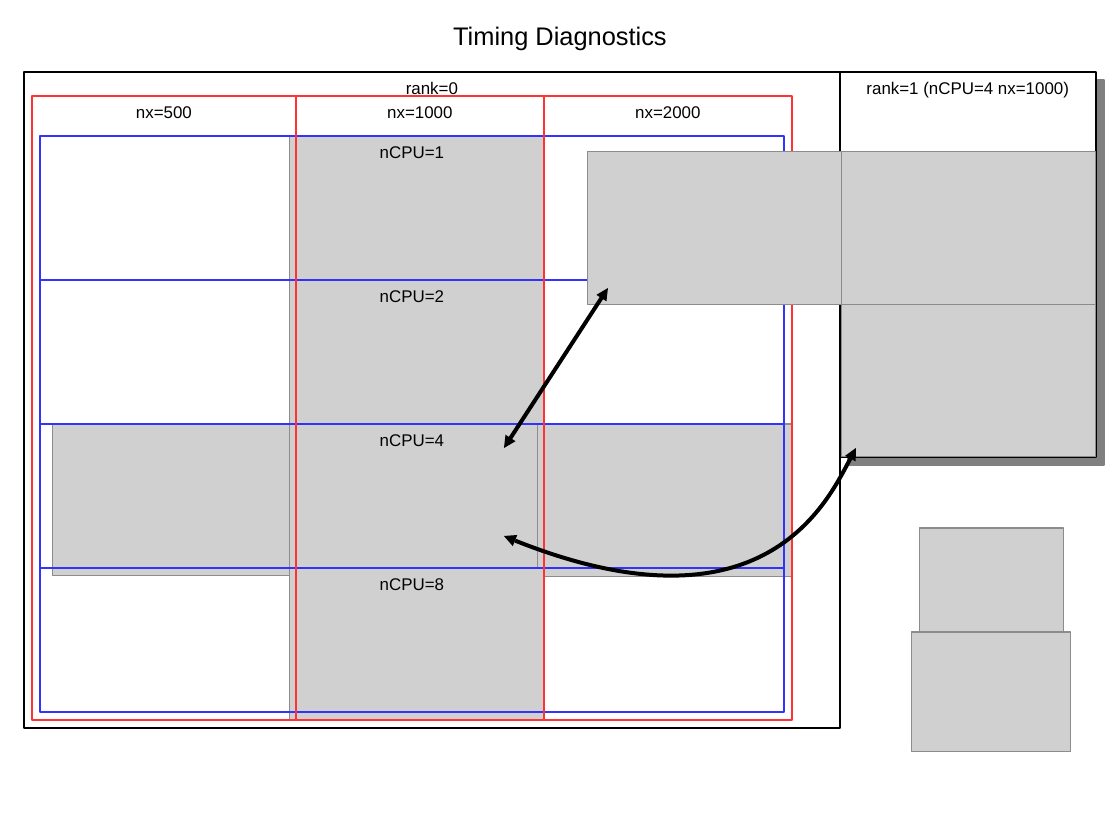
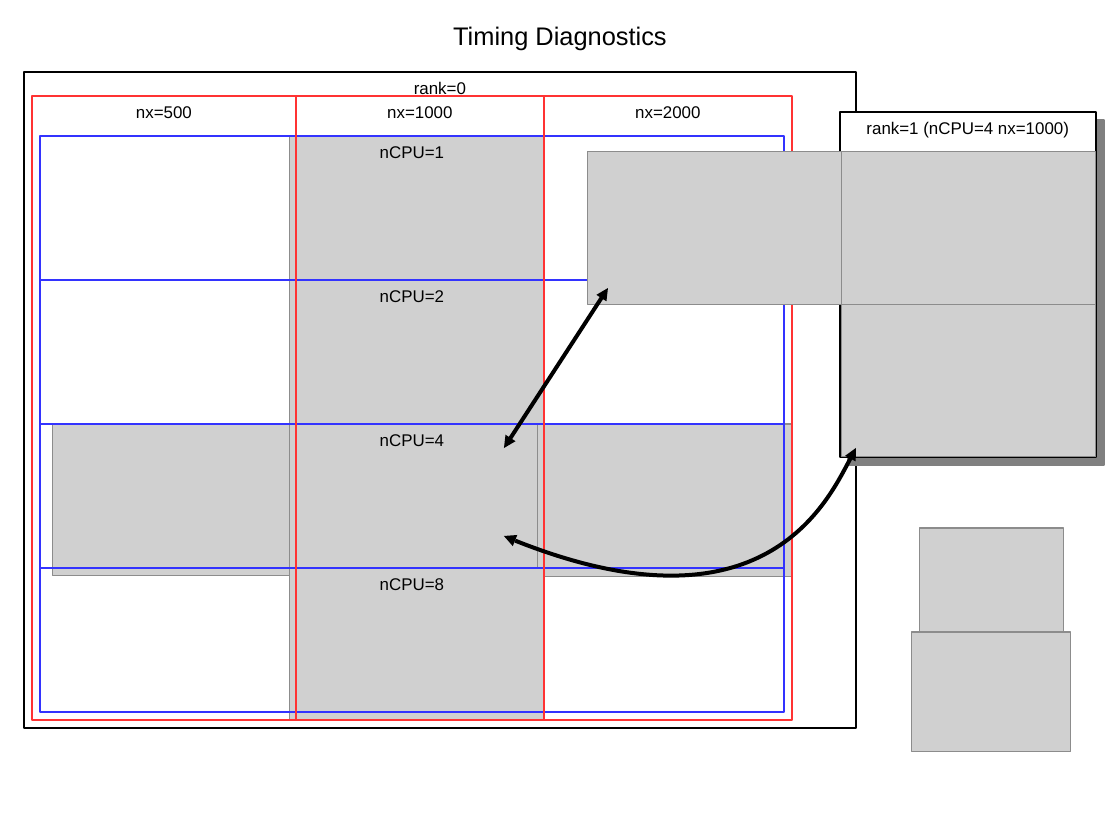
Before and after one commit to mihaimt/HPC_HYDRO, a slide deck: slide 1 of doc/slide5.odp. Drawn at 1120x840 pixels with LibreOffice and Linux fonts; fonts in the diff are those of the drawing; grey boxes stand for pictures. Boxes give left, top, right and bottom in pixels: in the first picture for what was removed or moved away, otherwise in the second. Text is boxed around its words. In the diff, an @@ line names an element or a change of style, - is before the commit and + after.

```diff
--- a/doc/slide5.odp
+++ b/doc/slide5.odp
@@ rectangle "rank=0": place and size @@
-rectangle "rank=0" at [24, 72, 841, 729]
+rectangle "rank=0" at [24, 72, 857, 729]
@@ rectangle "rank=1 (nCPU=4 nx=1000)": place and size @@
-rectangle "rank=1 (nCPU=4 nx=1000)" at [841, 72, 1097, 457]
+rectangle "rank=1 (nCPU=4 nx=1000)" at [841, 112, 1097, 456]
```
Also in this commit, not shown: 1 other slide changed.
